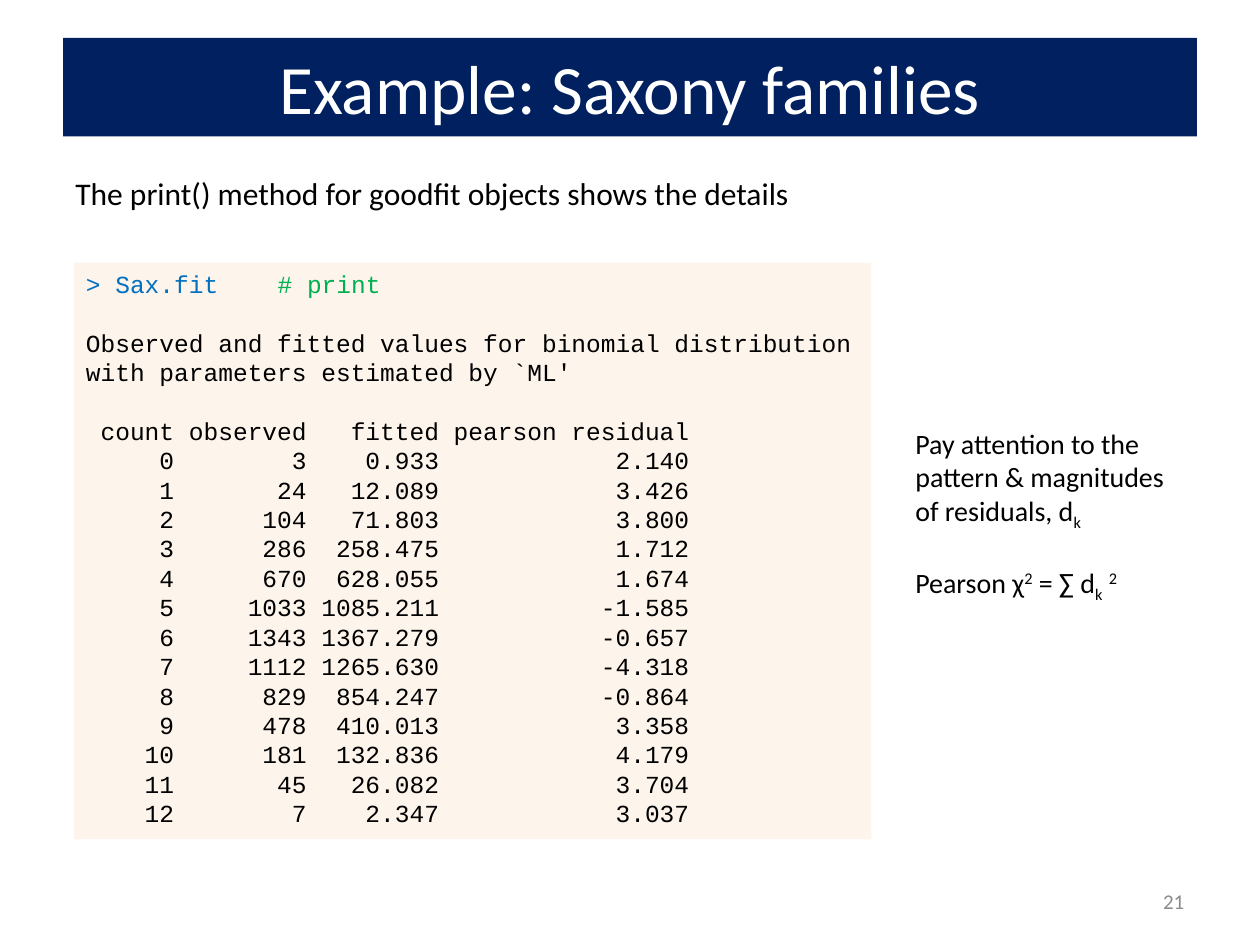
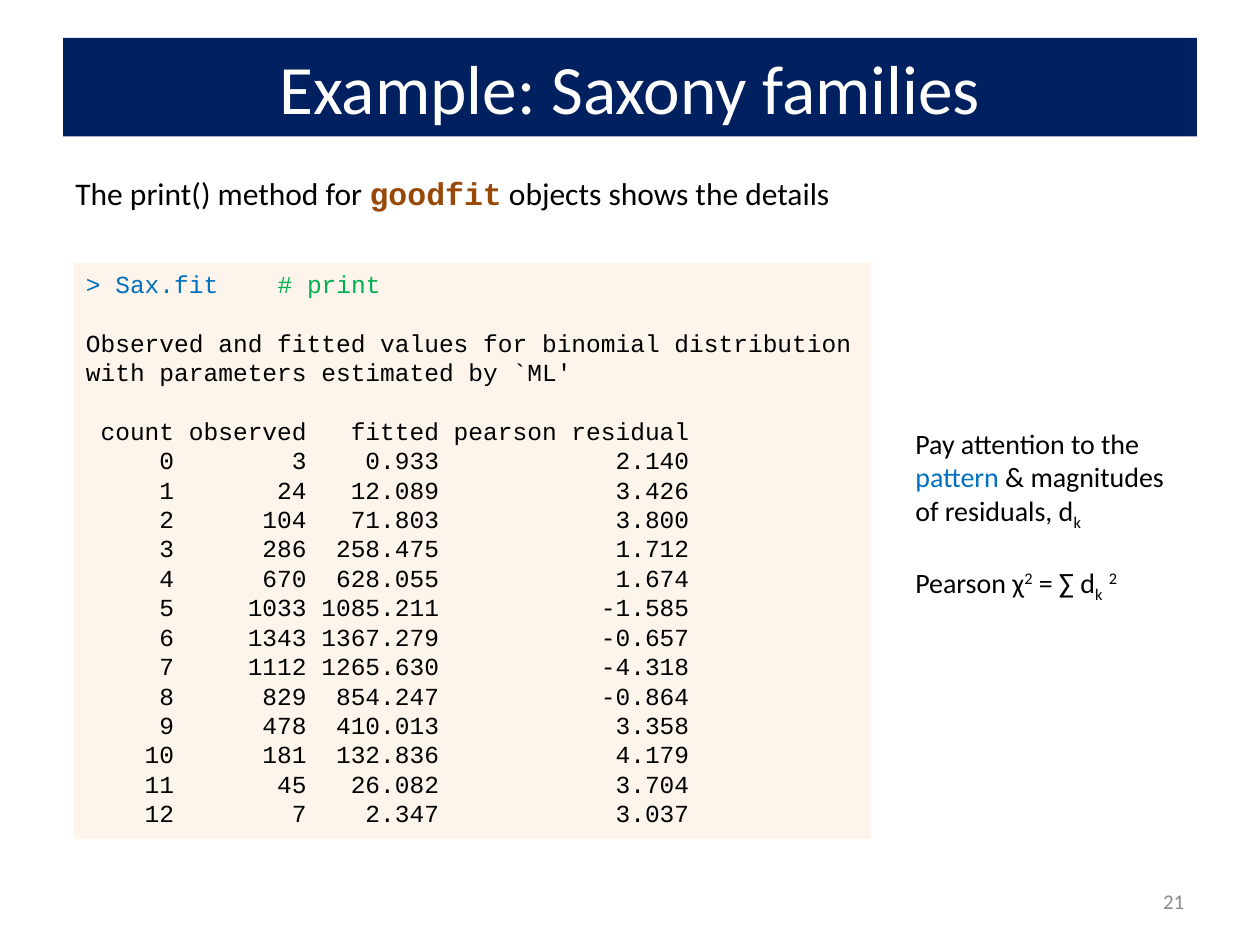
Before and after one commit to friendly/psy6136, a slide deck: slide 21 of docs/lectures/02-Discrete.pptx. Drawn at 1260x945 pixels with LibreOffice and Linux fonts; fonts in the diff are those of the drawing. Boxes give left, top, right and bottom in pixels: in the first picture for what was removed or moved away, otherwise in the second. Text is boxed around its words. In the diff, an @@ line names an element or a change of style, - is before the commit and + after.

```diff
--- a/docs/lectures/02-Discrete.pptx
+++ b/docs/lectures/02-Discrete.pptx
@@ text "The print() method for goodfit ..." at [75, 182, 829, 212]: font Calibri to Courier New, text colour #000000 to #984807, bold on in "goodfit" @@
@@ text at [915, 434, 1164, 525]: text colour #000000 to #0070C0 in "pattern" @@
```
Also in this commit, not shown: 8 other slides changed, 1 slide added, 13 other files.
